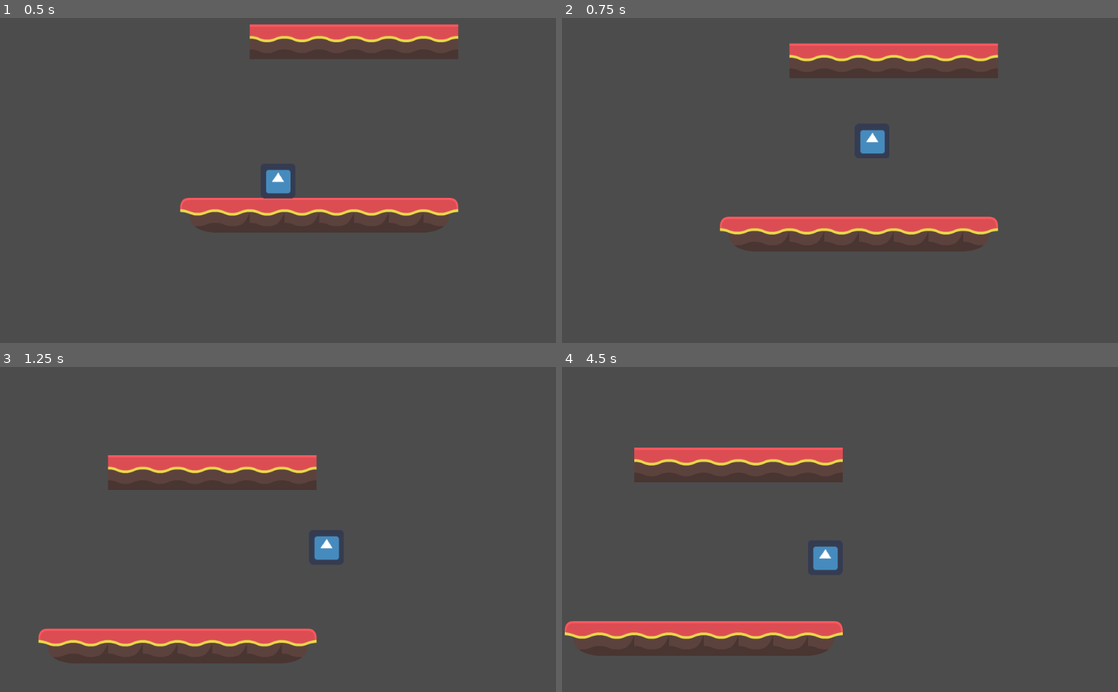
Above: before the commit, frames 1-4 (two rows, left to right).
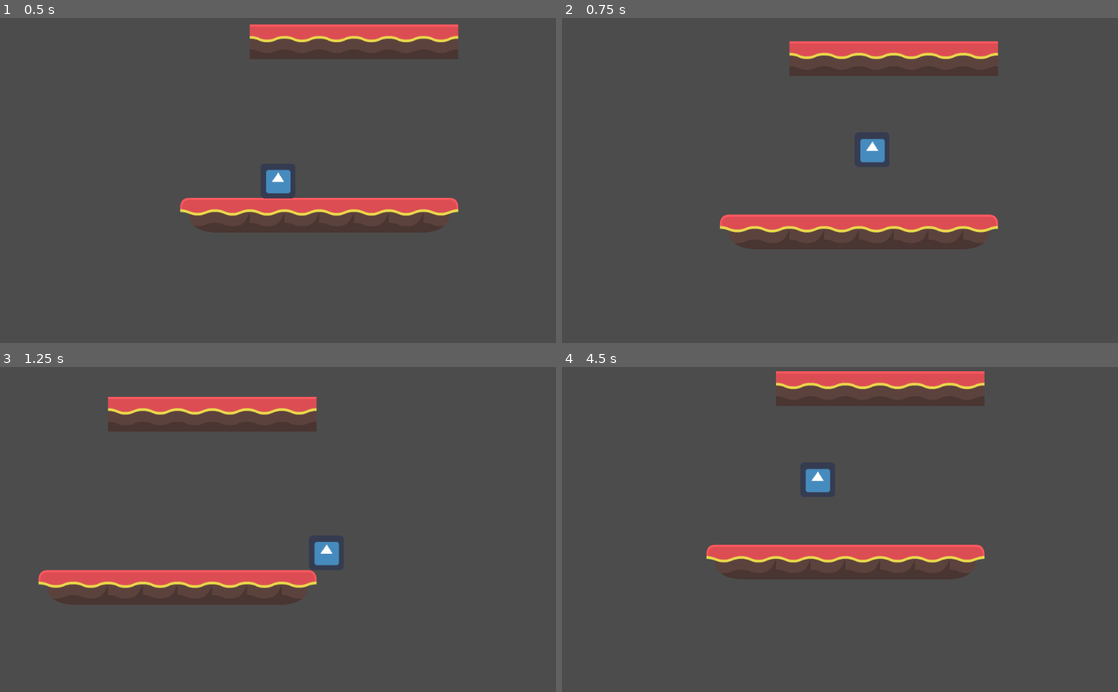
Above: after the commit, the same moments.

Repository: Lukas-VanDyke/Platformer-Prototype
Game: Godot game, scene res://Scenes/Room.tscn
Two runs of this game, one before a commit and one after it. Both use one fixed random seed, a clock stepped at 60 frames per second and the inputs below. The engine's default icon, where the game draws it, is replaced by a stand-in: a white triangle on a blue panel in a dark square.
Inputs (mouse positions are in pixels of both pictures, inside the frame that each line leads up to):
- Up to frame 1 (0.5 s): no input
- Up to frame 2 (0.75 s): move the mouse to (962, 164) at 0.52 s; hold D (right) from 0.53 s (still down); tap Space (space) at 0.6 s
- Up to frame 3 (1.25 s): keep holding D (right)
- Up to frame 4 (4.5 s): move the mouse to (728, 545) at 1.27 s; click (728, 545) at 1.35 s; tap Space (space) at 1.55, 2.1, 2.85, 3.8, 4.35 s; move the mouse to (895, 458) at 2.02 s; release D (right) at 2.03 s; hold A (left) 2.03-2.78 s; move the mouse to (812, 594) at 2.77 s; hold D (right) 2.78-4.28 s; move the mouse to (1006, 578) at 3.52 s; click (1006, 578) at 3.6 s; move the mouse to (673, 480) at 4.27 s; hold A (left) from 4.28 s (still down)

Frame 1 is identical in both runs. In frame 2, 3.3% of the frame differs, in the area x 28-79%, y 7-72%; in frame 3, 13%; in frame 4, 13%, in the area x 0-76%, y 1-89%.

Commit message:
Variable jump height added

Diff:
--- a/src/Scripts/PlayerController.gd
+++ b/src/Scripts/PlayerController.gd
@@ -55,6 +55,8 @@
 		velocity.x += movementSpeed
 	if Input.is_action_just_pressed("space") and (is_on_floor() or is_on_wall()):
 		velocity.y = jumpSpeed
+	if Input.is_action_just_released("space"):
+		velocity.y += 300
 
 	if Input.is_action_just_pressed("click"):
 		var space_state = get_world_2d().direct_space_state
